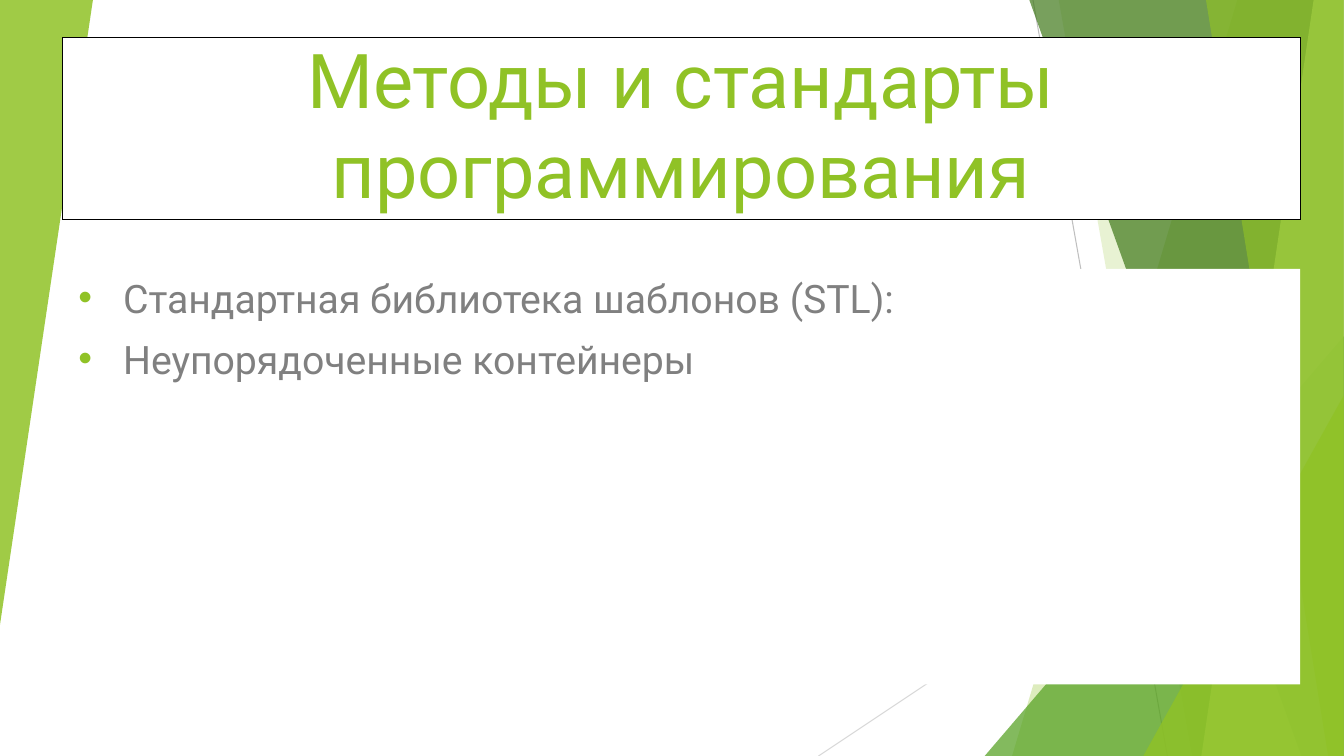
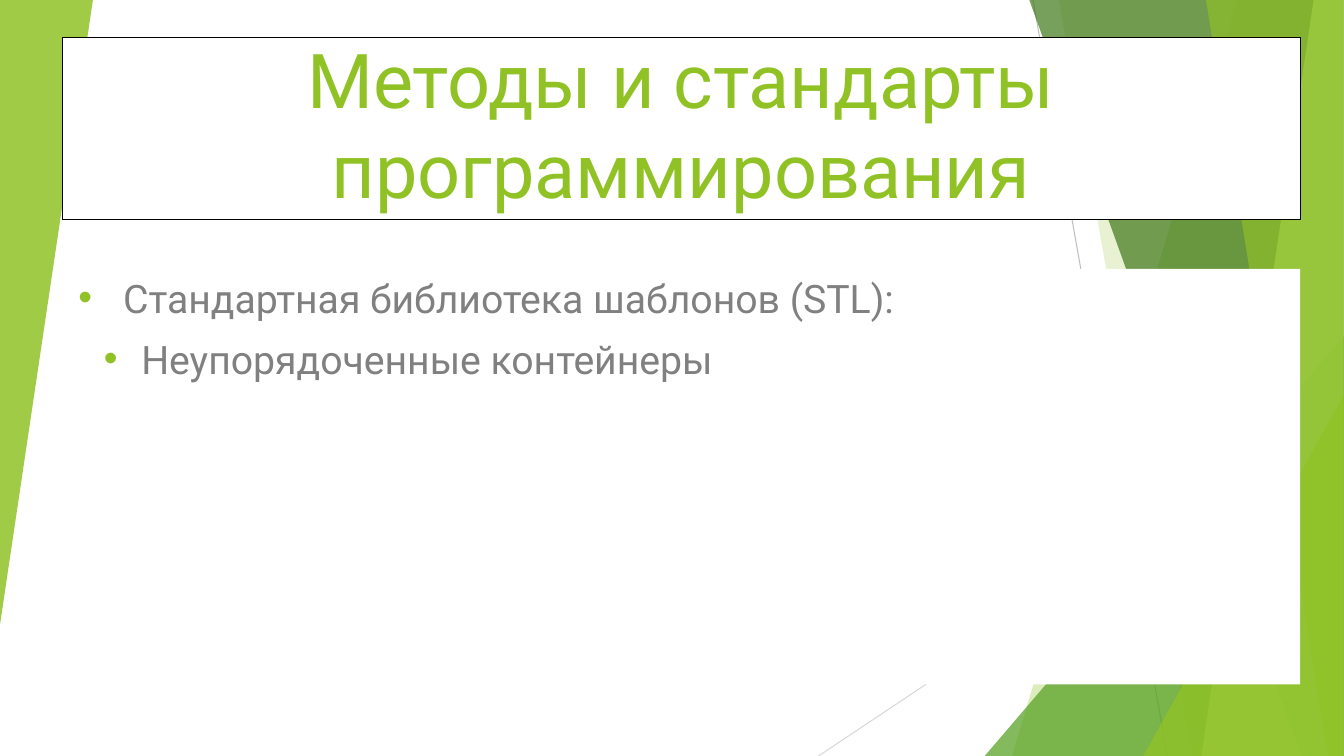
Before and after one commit to WhiteCatStudies/lectures, a slide deck: slide 1 of pt2/lectures/lecture4/lecture4.pptx. Drawn at 1344x756 pixels with LibreOffice and Linux fonts; fonts in the diff are those of the drawing. Boxes give left, top, right and bottom in pixels: in the first picture for what was removed or moved away, otherwise in the second. Text is boxed around its words. In the diff, an @@ line names an element or a change of style, - is before the commit and + after.

```diff
--- a/pt2/lectures/lecture4/lecture4.pptx
+++ b/pt2/lectures/lecture4/lecture4.pptx
@@ subtitle at (141,346,713,383): indent changed @@
```
Also in this commit, not shown: 2 other slides changed.
